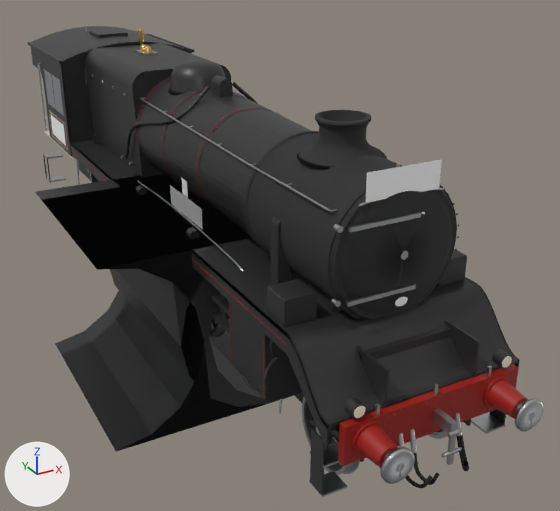
Before and after pictures for a commit that changed the glTF model public/models/engine_lod0.glb.
Before and after are seen from a camera (50 mm lens) standing at (-4.81, -10.96, 5.94) and looking at (0.72, -0.91, 0.92). The axes (+X, +Y, +Z) are drawn at lower left. The lights are the same throughout. The picture after the commit comes second. Where no turn or scale is listed for an object, it has been applied to the vertices. Vertices at exactly the same position are counted once.

Objects in the first picture: 'engine_static_decal_headboard', 'engine_static_decal_nameplate', 'engine_static_paint_black', 'engine_static_paint_red', 'engine_static_smokebox', 'engine_static_steel' and 14 more.
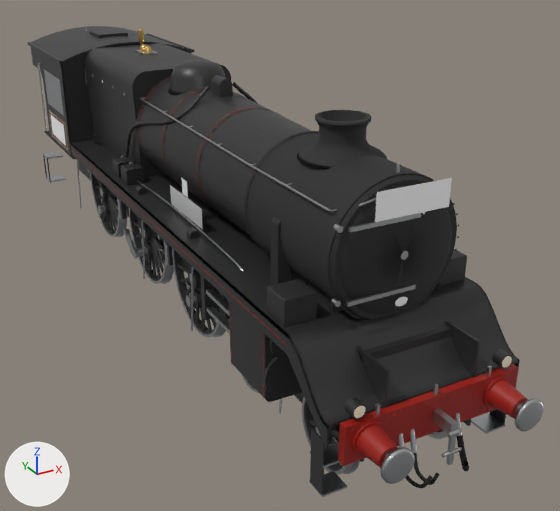
Where the newer file only moved an object's origin or applied its transform, the numbers keep the older frame.

The change, as a diff of the scene's bpy script:
```diff
--- a/public/models/engine_lod0.glb.py
+++ b/public/models/engine_lod0.glb.py
@@ me_engine_static_paint_black @@
 # used by ob_engine_static_paint_black; location = (-0.58, 0.39, 1.48)
-me_engine_static_paint_black.from_pydata(...)  # 3251 vertices, 5776 faces; spans x -1.99..1.99, y -6.05..6.05, z -2.37..2.37
+me_engine_static_paint_black.from_pydata(...)  # 3268 vertices, 5800 faces; spans x -0.83..1.99, y -6.05..6.05, z -1.18..2.37
+# me_engine_static_paint_black part 1: the loose piece of 40 vertices spanning x -0.67..-0.27, y -4.97..-4.58, z 0.39..0.73 is copied, and the copy is scaled about its middle by (0.721, 0.751, 0.729), then moved by (0.02, 5.76, -0.02); it spans x -0.6..-0.3, y 0.83..1.13, z 0.42..0.67
+# me_engine_static_paint_black part 2: the loose piece of 40 vertices spanning x -0.67..-0.27, y -4.97..-4.58, z 0.39..0.73 is copied, and the copy is scaled about its middle by (0.721, 0.749, 0.729), then moved by (0.02, 5.33, -0.02); it spans x -0.6..-0.3, y 0.41..0.7, z 0.42..0.67
+# me_engine_static_paint_black part 3: the loose piece of 63 vertices spanning x -1.99..0.87, y -2.55..0.83, z -2.37..0.41 is deleted
+# other edits to the shape of me_engine_static_paint_black do not show in these pictures
 me_engine_static_paint_black.materials.append(mat_paint_black)
@@ ob_engine_static_decal_headboard @@
 ob_engine_static_decal_headboard = bpy.data.objects.new('engine_static_decal_headboard', me_engine_static_decal_headboard)
-ob_engine_static_decal_headboard.location = (0.0, -4.87, 3.43)
+ob_engine_static_decal_headboard.location = (0.0, -5.05, 3.28)
```

Changed parts and their boxes (x1, y1, x2, y2) in the pictures (560 x 511 px):
'engine_static_paint_black', reshaped: before (28, 26, 520, 496); after (28, 26, 520, 495)
'engine_static_decal_headboard', moved: before (366, 159, 442, 203); after (375, 178, 452, 222)
part 1 of me_engine_static_paint_black, added: after (112, 157, 135, 178)
part 2 of me_engine_static_paint_black, added (black): after (120, 163, 145, 185)
part 3 of me_engine_static_paint_black, deleted (black): before (35, 175, 294, 451)
